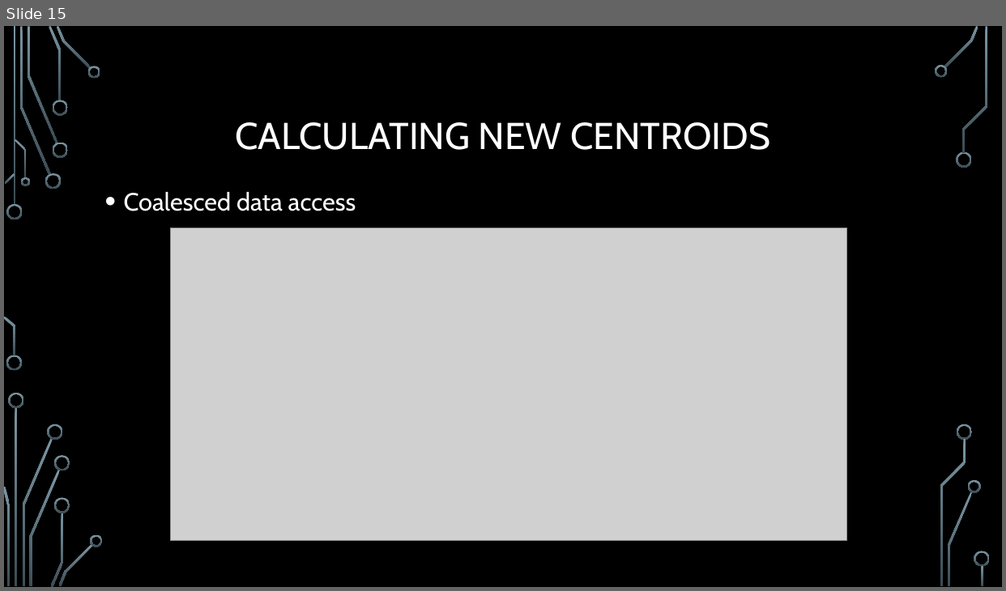
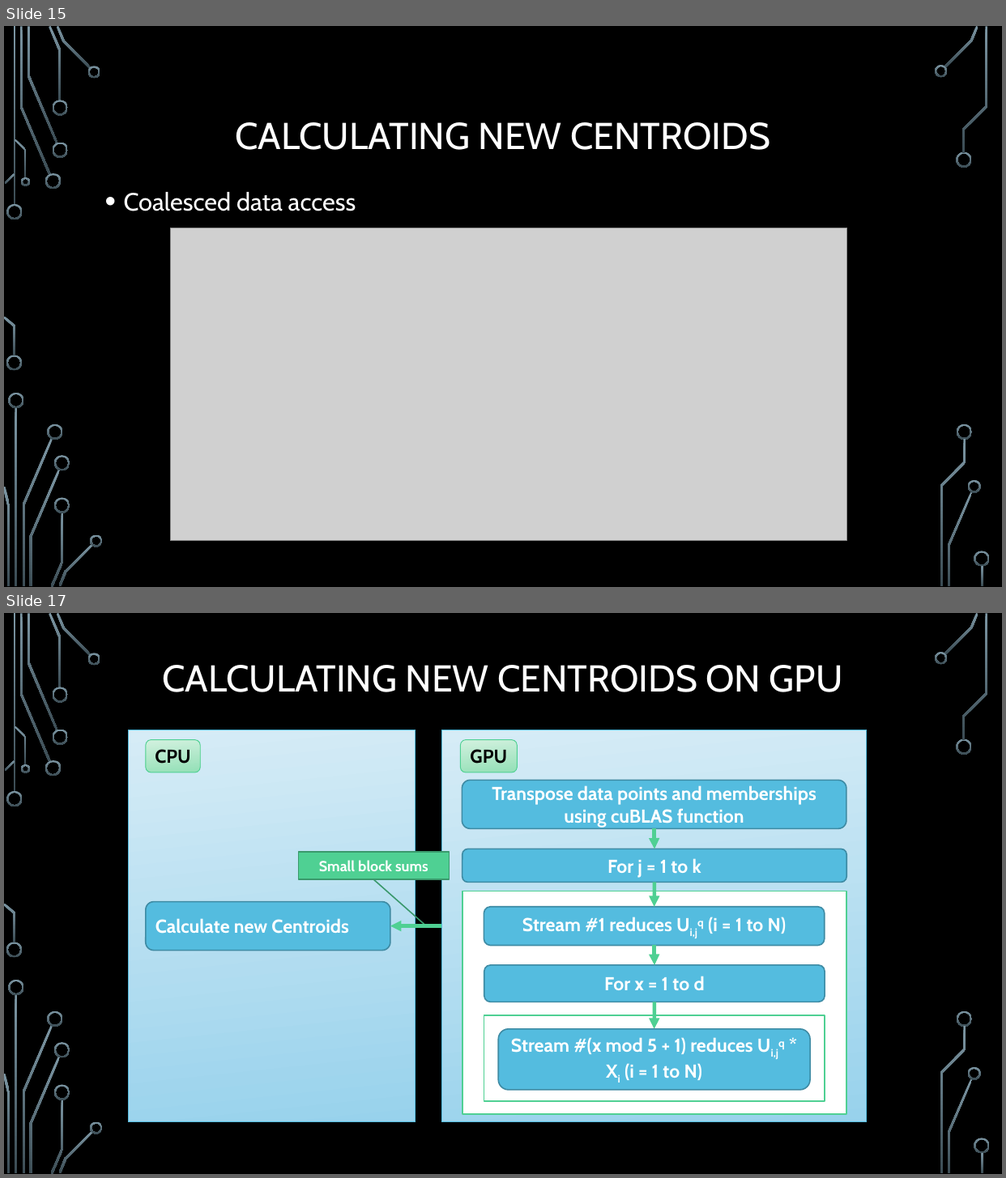
Before and after one commit to trungvdhp/master-ntou, a slide deck: ImageProcessing/Speeding up GFKM.pptx. Shown one above the other, each under a label of ours: slide 15 before the commit, slides 15 and 17 after it; the slides between them are not shown. The pictures are 1006x591 and 1006x1178 pixels, drawn with LibreOffice and Linux fonts; fonts in the diff are those of the drawing; grey boxes stand for pictures; background and template pictures are left out. Boxes give left, top, right and bottom in pixels: in the first picture for what was removed or moved away, otherwise in the second. Text is boxed around its words. In the diff, an @@ line names an element or a change of style, - is before the commit and + after.

```diff
--- a/ImageProcessing/Speeding up GFKM.pptx
+++ b/ImageProcessing/Speeding up GFKM.pptx
@@ slide 17 added at (4,613,1002,1174), background picture (left out); not listed: 36 template elements that a slide beside it also shows @@
@@ title added at (163,665,843,692), 36 pt, text #FFFFFF @@
+CALCULATING NEW CENTROIDS ON GPU
@@ rectangle added at (128,730,415,1122), fill gradient #D7ECF7 to #98D3EC, outline #54BCDF 0.75 pt @@
@@ rectangle added at (442,730,867,1122), fill gradient #D7ECF7 to #98D3EC, outline #54BCDF 0.75 pt @@
@@ rounded rectangle added at (146,740,200,773), fill gradient #D3F1E0 to #95E1B8, outline #4FD093 0.75 pt, 18 pt, text #000000, bold @@
+CPU
@@ rounded rectangle added at (461,740,518,773), fill gradient #D3F1E0 to #95E1B8, outline #4FD093 0.75 pt, 18 pt, text #000000, bold @@
+GPU
@@ rounded rectangle added at (462,780,847,828), fill #54BCDF, outline #3E8BA5 1.25 pt, 18 pt, text #FFFFFF, bold @@
+Transpose data points and memberships using cuBLAS function
@@ elbow arrow added from (654, 828) to (654, 849), #4FD093 3.5 pt @@
@@ border callout added at (298,852,449,879), fill #4FD093, outline #3A9A6D 1.25 pt, 14 pt, text #FFFFFF, bold @@
+Small block sums
@@ rounded rectangle added at (462,849,847,882), fill #54BCDF, outline #3E8BA5 1.25 pt, 18 pt, text #FFFFFF, bold @@
+For j = 1 to k
@@ rounded rectangle added at (146,902,390,951), fill #54BCDF, outline #3E8BA5 1.25 pt, 18 pt, text #FFFFFF, bold @@
+Calculate new Centroids
@@ rectangle added at (462,892,847,1115), fill #FFFFFF, outline #4FD093 1.25 pt @@
@@ arrow added from (654, 883) to (654, 907), #4FD093 3.5 pt @@
@@ arrow added from (442, 926) to (390, 926), #4FD093 3.5 pt @@
@@ rounded rectangle added at (484,907,825,946), fill #54BCDF, outline #3E8BA5 1.25 pt, 18 pt, text #FFFFFF, bold @@
+Stream #1 reduces Ui,jq (i = 1 to N)
@@ elbow arrow added from (654, 945) to (654, 965), #4FD093 3.5 pt @@
@@ rounded rectangle added at (484,965,825,1003), fill #54BCDF, outline #3E8BA5 1.25 pt, 18 pt, text #FFFFFF, bold @@
+For x = 1 to d
@@ rectangle added at (484,1016,825,1102), fill #FFFFFF, outline #4FD093 1.25 pt @@
@@ arrow added from (654, 1003) to (654, 1029), #4FD093 3.5 pt @@
@@ rounded rectangle added at (498,1029,810,1090), fill #54BCDF, outline #3E8BA5 1.25 pt, 18 pt, text #FFFFFF, bold @@
+Stream #(x mod 5 + 1) reduces Ui,jq * Xi (i = 1 to N)
```
Also in this commit, not shown: 4 other slides added, 1 other file.
